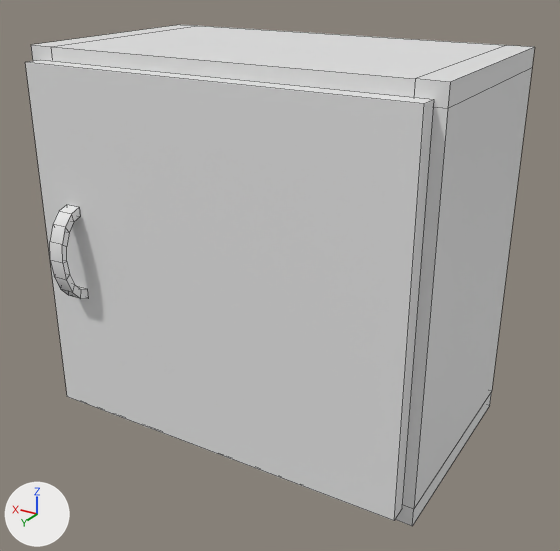
Two versions of the FBX model Assets/Art/Laboratory/Models/Furniture/Wall Cabinets/Wall_Container_Door_L.fbx, one commit apart.
Both versions are drawn from a 50 mm lens placed at (-0.752, 1.254, 0.929), pointed at (-0.031, 0.052, 0.328). The axes (+X, +Y, +Z) are drawn at lower left. The lights are the same throughout. Mesh edges are drawn as thin lines. Where no turn or scale is listed for an object, it has been applied to the vertices.

Objects in the first picture: 'Wall_Container_Boards', 'Wall_Door_L', 'Wall_Handle_vert_L'.
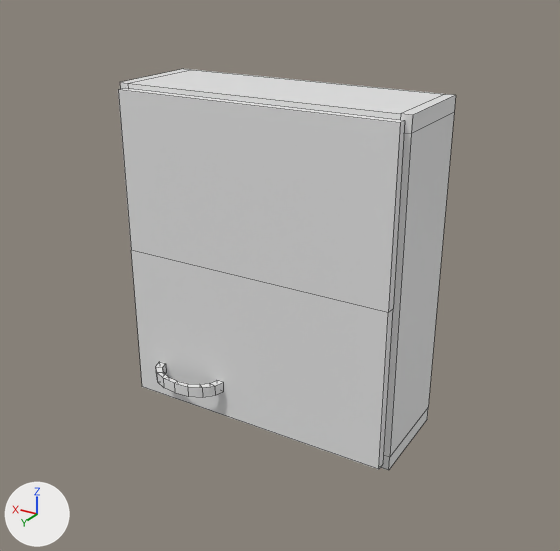
Where the newer file only moved an object's origin or applied its transform, the numbers keep the older frame.

What differs and where, as boxes [x1, y1, x2, y2] in the pictures (560 x 551 px):
'Wall_Door_L', reshaped, moved, turned: before [25, 60, 434, 521]; after [118, 88, 405, 470]
'Wall_Container_Boards', reshaped (33% narrower, 20% shorter): before [31, 25, 535, 526]; after [120, 69, 456, 470]
'Wall_Handle_vert_L', reshaped (73% wider, 62% shorter): before [50, 205, 89, 299]; after [155, 362, 223, 397]

The change, as a list of edits to the scene's bpy script:
```text
Change me_cube_011:
    used by ob_wall_door_l; location = (-0.379, 0.222, 0.38); rotation_euler = (1.571, 0.0, -3.142), in degrees (90, 0, -180); scale = (0.01, 0.01, 0.01)
    remove me_cube_011.from_pydata(...)  # 8 vertices, 6 faces; spans x -75.9..0.0, y -35.1..35.1, z 0.0..3.6
    add me_cube_011.from_pydata(...)  # 12 vertices, 10 faces; spans x 0.0..58.0, y -33.0..33.0, z -2.0..0.0
    me_cube_011 part 1: the whole mesh is rebuilt
Change me_cube_006:
    used by ob_wall_container_boards; location = (0.0, 0.0, 0.0); rotation_euler = (1.571, 0.0, -3.142), in degrees (90, 0, -180); scale = (0.01, 0.01, 0.01)
    remove me_cube_006.from_pydata(...)  # 52 vertices, 40 faces; spans x -40.0..40.0, y 0.0..75.6, z -22.2..22.2
    add me_cube_006.from_pydata(...)  # 44 vertices, 37 faces; spans x -30.2..30.2, y 0.0..68.0, z -10.0..10.2
    me_cube_006 part 3: the loose piece of 36 vertices spanning x -40.0..40.0, y 0.0..75.6, z -22.2..22.2 is rebuilt with 36 vertices and now spans x -30.2..30.2, y 0.0..68.0, z -10.0..10.2
Change me_cylinder_004:
    where me_cylinder_004.from_pydata(...)  # 36 vertices, 32 faces; spans x -0.016..0.016, y 0.0..0.056, z -0.094..0.094
    used by ob_wall_handle_vert_l; location = (0.3, 0.258, 0.38)
    me_cylinder_004 part 2: the whole mesh is multiplied about its middle by the matrix ((0.0, 0.0, 0.9), (0.0, 1.0, 0.0), (-0.7, 0.0, 0.0)), then moved by (-0.15, -0.138, -0.3)
Change ob_wall_door_l:
    ob_wall_door_l.location: (-0.379, 0.222, 0.38) -> (-0.29, 0.1, 0.34)
    ob_wall_door_l.rotation_euler: (1.571, 0.0, -3.142) -> (1.571, 0.0, 0.0)  # degrees (90, 0, -180) -> degrees (90, 0, 0)
```
